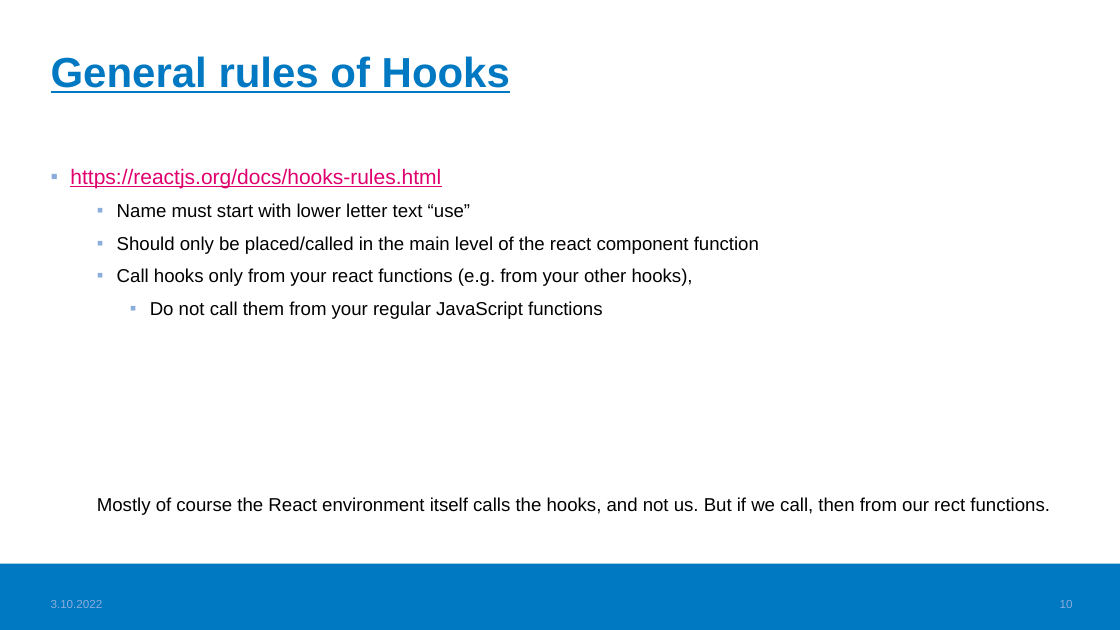
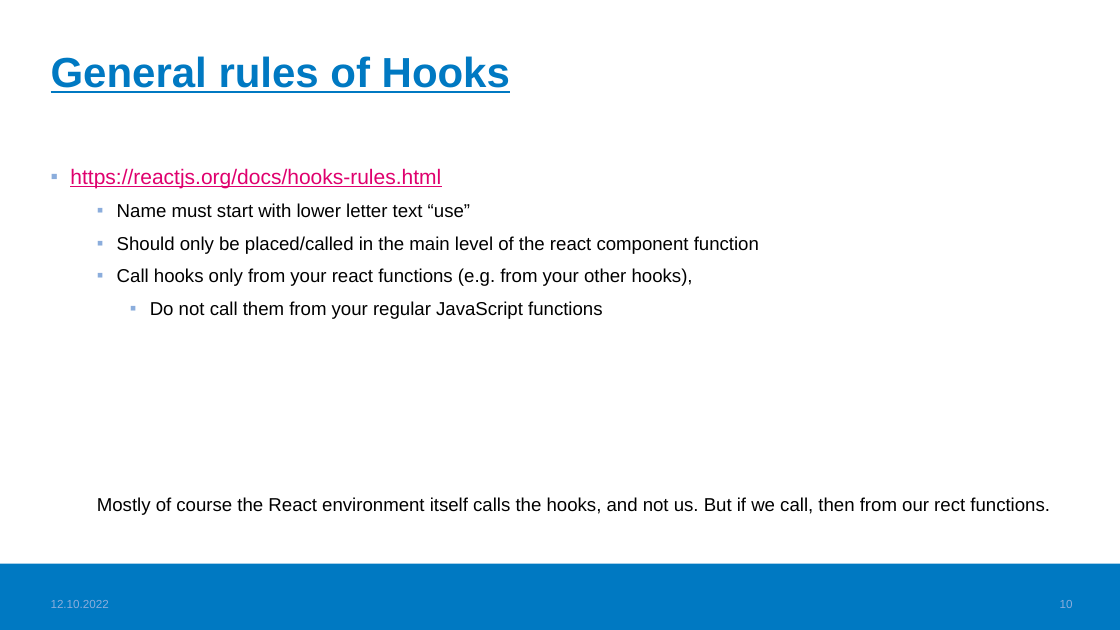
Before and after one commit to valju/docs_frontend_design, a slide deck: slide 10 of FrontendStuff_ForExam.pptx. Drawn at 1120x630 pixels with LibreOffice and Linux fonts; fonts in the diff are those of the drawing; background and template pictures are left out. Boxes give left, top, right and bottom in pixels: in the first picture for what was removed or moved away, otherwise in the second. Text is boxed around its words. In the diff, an @@ line names an element or a change of style, - is before the commit and + after.

```diff
--- a/FrontendStuff_ForExam.pptx
+++ b/FrontendStuff_ForExam.pptx
@@ text at [51,600,109,608]: text changed @@
-3.10.2022
+12.10.2022
```
Also in this commit, not shown: 19 other slides changed, 3 other files.
